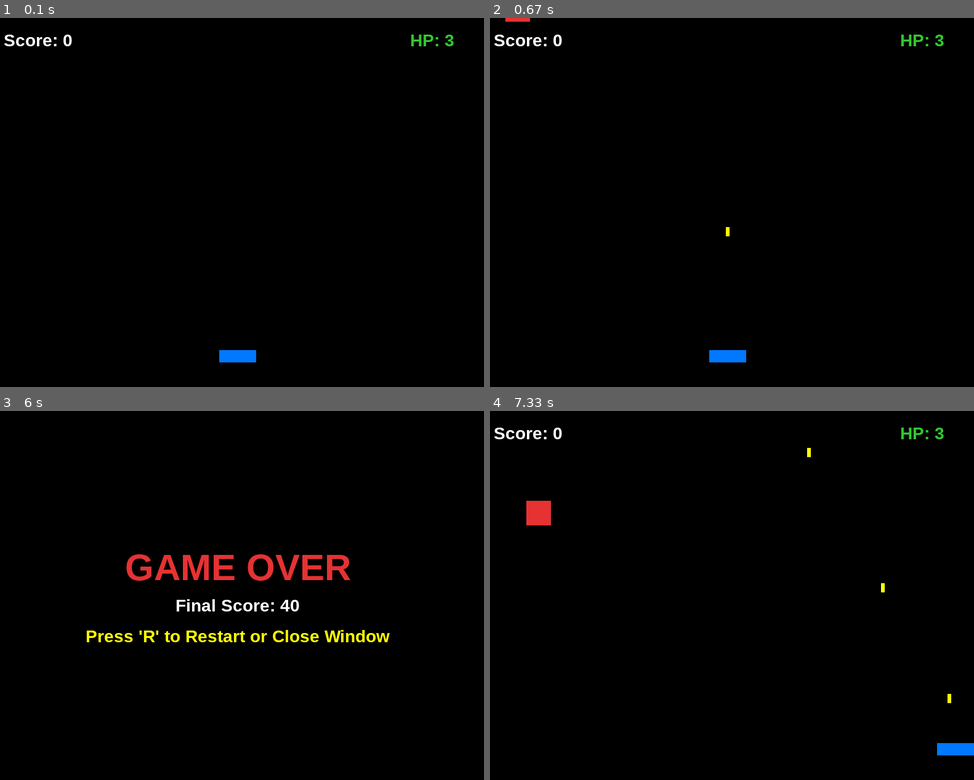
Above: before the commit, frames 1-4 (two rows, left to right).
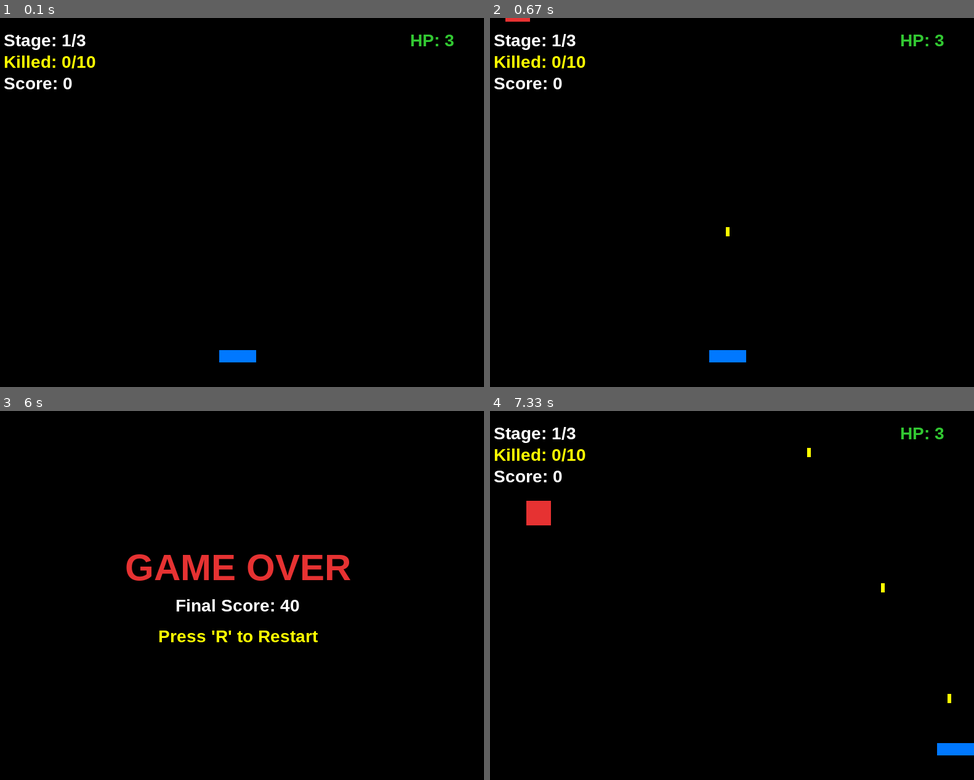
Above: after the commit, the same moments.

Repository: Devving88/pygame-shooter-game
Game: pygame game, started from main.py
Same seed, same stepped clock (60 frames per second), same inputs: the game is played once before the commit and once after it.
Inputs:
- Up to frame 1 (0.1 s): no input
- Up to frame 2 (0.67 s): tap Space at 0.33 s
- Up to frame 3 (6 s): tap A at 0.67 s; hold Right 1-1.47 s; tap Space at 1.07, 1.37, 1.57, 1.87, 2.07, 2.37, 2.63, 2.93, 3.07, 3.37, 3.73, 4.03, 4.23, 4.53, 4.73, 5.03, 5.23, 5.53, 5.8 s; hold Right 1.5-1.97 s; hold Left 2-2.53 s; hold Left 2.57-2.97 s; hold Right 3-3.63 s; hold Left 3.67-4.13 s; hold Right 4.17-4.63 s; hold Right 4.67-5.13 s; hold Left 5.17-5.7 s; hold Left from 5.73 s (still down)
- Up to frame 4 (7.33 s): tap Space at 6.1, 6.23, 6.53, 6.9, 7.2 s; release Left at 6.13 s; hold R 6.17-6.8 s; hold Right 6.17-6.8 s; hold Right from 6.83 s (still down)

The runs differ from the first frame. In frame 1, 0.7% of the frame differs, in the area x 0-20%, y 4-20%; in frame 2, 0.7%; in frame 3, 1.1%, in the area x 17-81%, y 59-63%; in frame 4, 0.7%.

Commit message:
feat: add multi-stage progression and game states (menu, playing, game over)

Diff:
--- a/main.py
+++ b/main.py
@@ -14,15 +14,18 @@
 YELLOW = (255, 255, 0)
 RED = (230, 50, 50)
 GREEN = (50, 200, 50)
+PURPLE = (150, 50, 200)
+CYAN = (0, 200, 200)
 
 # เริ่มต้นใช้งาน Pygame
 pygame.init()
 screen = pygame.display.set_mode((SCREEN_WIDTH, SCREEN_HEIGHT))
-pygame.display.set_caption("Pygame Step 2: Enemies & Collision Detection")
+pygame.display.set_caption("Pygame Step 3: Stage Progression & Game States")
 clock = pygame.time.Clock()
 
-# ฟอนต์สำหรับแสดงผลคะแนนและเลือด
+# ฟอนต์สำหรับแสดงผล
 font = pygame.font.SysFont("Arial", 28, bold=True)
+title_font = pygame.font.SysFont("Arial", 50, bold=True)
 game_over_font = pygame.font.SysFont("Arial", 60, bold=True)
 
 # ตัวแปรผู้เล่น (Player)
@@ -45,43 +48,70 @@
 enemy_width = 40
 enemy_height = 40
 enemy_spawn_timer = 0
-enemy_spawn_interval = 40  # ทุกๆ 40 เฟรม ศัตรูจะเกิด 1 ตัว
-
-# สถานะเกม
-game_over = False
+enemy_spawn_interval = 40  # จะถูกปรับตามด่าน
+
+# ระบบด่านและสถานะเกม (Stage Progression & Game States)
+# Game States: "PLAYING", "STAGE_CLEARED", "GAME_OVER", "VICTORY"
+game_state = "PLAYING"
+current_stage = 1
+max_stage = 3
+enemies_killed_in_stage = 0
+enemies_target_per_stage = 10
 
 def reset_game():
-    global player_x, player_y, player_hp, player_score, bullets, enemies, game_over
+    global player_x, player_hp, player_score, bullets, enemies, game_state, current_stage, enemies_killed_in_stage, enemy_spawn_interval
     player_x = (SCREEN_WIDTH - player_width) // 2
     player_hp = 3
     player_score = 0
+    current_stage = 1
+    enemies_killed_in_stage = 0
     bullets.clear()
     enemies.clear()
-    game_over = False
+    enemy_spawn_interval = 40
+    game_state = "PLAYING"
+
+def start_next_stage():
+    global current_stage, enemies_killed_in_stage, bullets, enemies, game_state, enemy_spawn_interval
+    current_stage += 1
+    enemies_killed_in_stage = 0
+    bullets.clear()
+    enemies.clear()
+
+    # ปรับความยากตามด่าน (เช่น ศัตรูเกิดเร็วขึ้น)
+    if current_stage == 2:
+        enemy_spawn_interval = 32
+    elif current_stage == 3:
+        enemy_spawn_interval = 25
+
+    game_state = "PLAYING"
 
 # Main Game Loop
 running = True
 while running:
-    # 1. จัดการ Event (รวมถึงการกดปุ่มยิงและกดรีสตาร์ท)
+    # 1. จัดการ Event
     for event in pygame.event.get():
         if event.type == pygame.QUIT:
             running = False
         elif event.type == pygame.KEYDOWN:
-            if game_over:
+            if game_state == "GAME_OVER" or game_state == "VICTORY":
                 if event.key == pygame.K_r:
                     reset_game()
-            else:
+            elif game_state == "STAGE_CLEARED":
+                if event.key == pygame.K_SPACE or event.key == pygame.K_RETURN:
+                    if current_stage < max_stage:
+                        start_next_stage()
+                    else:
+                        game_state = "VICTORY"
+            elif game_state == "PLAYING":
                 if event.key == pygame.K_SPACE:
-                    # ยิงกระสุน 1 นัดต่อการกด 1 ครั้ง
+                    # ยิงกระสุน
                     bullet_x = player_x + (player_width // 2) - (bullet_width // 2)
                     bullet_y = player_y
                     bullets.append([bullet_x, bullet_y])
 
-    # ตรวจสอบการกดปุ่มคีย์บอร์ดค้างไว้สำหรับการเคลื่อนที่
-    keys = pygame.key.get_pressed()
-
-    if not game_over:
-        # เคลื่อนที่ผู้เล่นซ้าย-ขวา
+    # ตรวจสอบการกดปุ่มคีย์บอร์ดค้างไว้สำหรับการเคลื่อนที่ (เฉพาะตอน PLAYING)
+    if game_state == "PLAYING":
+        keys = pygame.key.get_pressed()
         if keys[pygame.K_LEFT] or keys[pygame.K_a]:
             player_x -= player_speed
         if keys[pygame.K_RIGHT] or keys[pygame.K_d]:
@@ -101,7 +131,10 @@
             enemy_spawn_timer = 0
             ex = random.randint(0, SCREEN_WIDTH - enemy_width)
             ey = -enemy_height
-            espeed = random.randint(3, 6)
+            # ความเร็วศัตรูเพิ่มขึ้นตามด่าน
+            min_speed = 3 + (current_stage - 1)
+            max_speed = 6 + (current_stage - 1)
+            espeed = random.randint(min_speed, max_speed)
             enemies.append([ex, ey, espeed])
 
         # อัปเดตตำแหน่งกระสุน
@@ -120,7 +153,7 @@
                 enemies.remove(enemy)
                 player_hp -= 1
                 if player_hp <= 0:
-                    game_over = True
+                    game_state = "GAME_OVER"
                 continue
 
             # ตรวจสอบศัตรูชนผู้เล่น
@@ -129,10 +162,10 @@
                 enemies.remove(enemy)
                 player_hp -= 1
                 if player_hp <= 0:
-                    game_over = True
+                    game_state = "GAME_OVER"
                 continue
 
-        # ตรวจสอบการชนระหว่างกระสุนกับศัตรู (Bullet vs Enemy Collision)
+        # ตรวจสอบการชนระหว่างกระสุนกับศัตรู
         for bullet in bullets[:]:
             bullet_rect = pygame.Rect(bullet[0], bullet[1], bullet_width, bullet_height)
             hit_enemy = None
@@ -148,11 +181,20 @@
                 if bullet in bullets:
                     bullets.remove(bullet)
                 player_score += 10
+                enemies_killed_in_stage += 1
+
+                # ตรวจสอบว่ากำจัดศัตรูครบตามเป้าหมายของด่านนี้หรือยัง
+                if enemies_killed_in_stage >= enemies_target_per_stage:
+                    if current_stage < max_stage:
+                        game_state = "STAGE_CLEARED"
+                    else:
+                        game_state = "VICTORY"
+                    break
 
     # 3. วาดภาพกราฟิก (Render / Draw)
     screen.fill(BLACK)
 
-    if not game_over:
+    if game_state == "PLAYING":
         # วาดผู้เล่น
         pygame.draw.rect(screen, BLUE, (player_x, player_y, player_width, player_height))
 
@@ -160,25 +202,52 @@
         for bullet in bullets:
             pygame.draw.rect(screen, YELLOW, (bullet[0], bullet[1], bullet_width, bullet_height))
 
-        # วาดศัตรู
+        # วาดศัตรู (เปลี่ยนสีตามด่านเพื่อให้เห็นความแตกต่าง)
+        enemy_color = RED if current_stage == 1 else (PURPLE if current_stage == 2 else CYAN)
         for enemy in enemies:
-            pygame.draw.rect(screen, RED, (enemy[0], enemy[1], enemy_width, enemy_height))
-
-        # แสดง Score และ HP
+            pygame.draw.rect(screen, enemy_color, (enemy[0], enemy[1], enemy_width, enemy_height))
+
+        # แสดง UI ข้อมูลเกม (Stage, Progress, Score, HP)
+        stage_surface = font.render(f"Stage: {current_stage}/{max_stage}", True, WHITE)
+        progress_surface = font.render(f"Killed: {enemies_killed_in_stage}/{enemies_target_per_stage}", True, YELLOW)
         score_surface = font.render(f"Score: {player_score}", True, WHITE)
         hp_surface = font.render(f"HP: {player_hp}", True, GREEN)
-        screen.blit(score_surface, (20, 20))
+
+        screen.blit(stage_surface, (20, 20))
+        screen.blit(progress_surface, (20, 55))
+        screen.blit(score_surface, (20, 90))
         screen.blit(hp_surface, (SCREEN_WIDTH - 120, 20))
-    else:
+
+    elif game_state == "STAGE_CLEARED":
+        # หน้าจอ Stage Cleared
+        cleared_title = title_font.render(f"STAGE {current_stage} CLEARED!", True, GREEN)
+        next_prompt = font.render("Press 'SPACE' or 'ENTER' to Next Stage", True, YELLOW)
+        score_info = font.render(f"Current Score: {player_score}", True, WHITE)
+
+        screen.blit(cleared_title, (SCREEN_WIDTH // 2 - cleared_title.get_width() // 2, SCREEN_HEIGHT // 2 - 80))
+        screen.blit(score_info, (SCREEN_WIDTH // 2 - score_info.get_width() // 2, SCREEN_HEIGHT // 2 - 10))
+        screen.blit(next_prompt, (SCREEN_WIDTH // 2 - next_prompt.get_width() // 2, SCREEN_HEIGHT // 2 + 50))
+
+    elif game_state == "GAME_OVER":
         # หน้าจอ Game Over
         game_over_surface = game_over_font.render("GAME OVER", True, RED)
         final_score_surface = font.render(f"Final Score: {player_score}", True, WHITE)
-        restart_surface = font.render("Press 'R' to Restart or Close Window", True, YELLOW)
+        restart_surface = font.render("Press 'R' to Restart", True, YELLOW)
 
         screen.blit(game_over_surface, (SCREEN_WIDTH // 2 - game_over_surface.get_width() // 2, SCREEN_HEIGHT // 2 - 80))
         screen.blit(final_score_surface, (SCREEN_WIDTH // 2 - final_score_surface.get_width() // 2, SCREEN_HEIGHT // 2))
         screen.blit(restart_surface, (SCREEN_WIDTH // 2 - restart_surface.get_width() // 2, SCREEN_HEIGHT // 2 + 50))
 
+    elif game_state == "VICTORY":
+        # หน้าจอชนะเกมทั้งหมด
+        victory_surface = title_font.render("VICTORY! YOU WIN!", True, GREEN)
+        final_score_surface = font.render(f"Final Score: {player_score}", True, WHITE)
+        restart_surface = font.render("Press 'R' to Play Again", True, YELLOW)
+
+        screen.blit(victory_surface, (SCREEN_WIDTH // 2 - victory_surface.get_width() // 2, SCREEN_HEIGHT // 2 - 80))
+        screen.blit(final_score_surface, (SCREEN_WIDTH // 2 - final_score_surface.get_width() // 2, SCREEN_HEIGHT // 2))
+        screen.blit(restart_surface, (SCREEN_WIDTH // 2 - restart_surface.get_width() // 2, SCREEN_HEIGHT // 2 + 50))
+
     pygame.display.flip()
     clock.tick(FPS)
 
